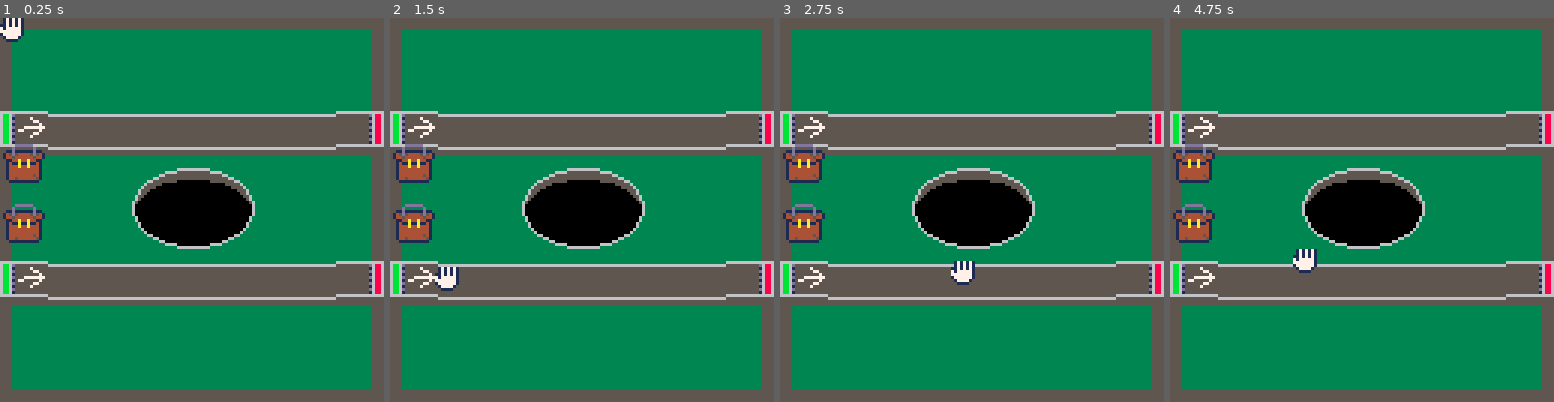
Above: before the commit, frames 1-4 (left to right).
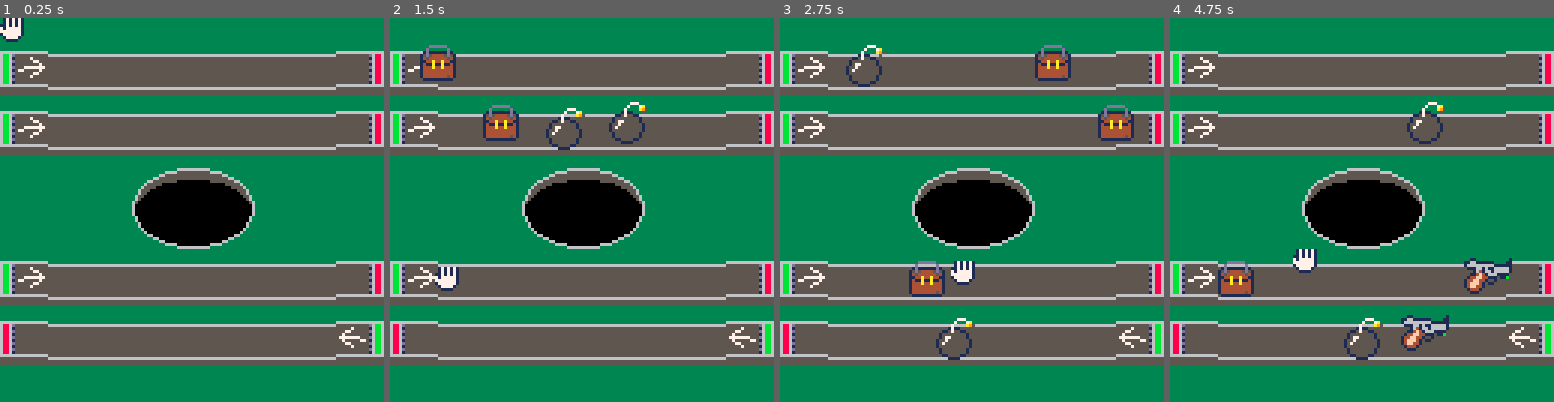
Above: after the commit, the same moments.

Repository: 4brn/Customs
Game: PICO-8 cartridge src/game.p8
The game is run twice, just before and just after one commit, with the same random seed, the same clock (stepped at 60 frames per second) and the same inputs.
Inputs (mouse positions are in pixels of both pictures, inside the frame that each line leads up to):
- Up to frame 1 (0.25 s): no input
- Up to frame 2 (1.5 s): click (670, 121) at 0.67 s; click (436, 267) at 1.22 s
- Up to frame 3 (2.75 s): click (887, 114) at 1.77 s; click (952, 259) at 2.32 s
- Up to frame 4 (4.75 s): click (1404, 106) at 2.87 s; click (1465, 256) at 3.42 s; click (1231, 102) at 3.97 s; click (1292, 248) at 4.52 s

The runs differ from the first frame. In frame 1, 32% of the frame differs, in the area x 0-100%, y 0-100%; in frame 2, 34%; in frame 3, 34%; in frame 4, 35%.

Commit message:
handle deletion of not out of bounds entities

Diff:
--- a/src/conveyor.lua
+++ b/src/conveyor.lua
@@ -1,18 +1,17 @@
 local belt_sprites = {
-    start = 64,
-    horizontal = 66,
-    finish = 68,
+    start = 4,
+    horizontal = 6,
+    finish = 8,
 }
 local size = 16
-local belt_speed = 0.2
-local animation_delay = 10
+local belt_speed = 1
 
 function init_belts()
     belts = {}
-    -- generate_belt(10, flr(rnd(2)) == 1)
+    generate_belt(10, flr(rnd(2)) == 1)
     generate_belt(30, flr(rnd(2)) == 1)
     generate_belt(80, flr(rnd(2)) == 1)
-    -- generate_belt(100, flr(rnd(2)) == 1)
+    generate_belt(100, flr(rnd(2)) == 1)
 end
 
 function draw_belts()
--- a/src/entity.lua
+++ b/src/entity.lua
@@ -1,29 +1,83 @@
-local safe_sprites = {4}
-local dangerous_sprites = {6, 8}
+local safe_sprites = {64}
+local dangerous_sprites = {66, 68}
+local entity_spawn_rate = 20
 
 function init_entities()
     Entities = {}
 
+    spawn_rate = entity_spawn_rate
     dragging = false
     entity_id_counter = 0
     entity_selected = nil
-
-    add_entity(0,40,false)
-    add_entity(0,60,false)
 end
 
-function add_entity(x, y, dangerous)
+function update_entities()
+    spawn_entities()
+
+    for i = #Entities, 1, -1 do
+        local entity = Entities[i]
+
+        local is_on_belt, belt_index = on_belt(entity)
+        entity.on_belt = is_on_belt
+        if is_on_belt and belt_index ~= nil then
+            entity.dx = belts[belt_index].dx
+        else
+            entity.dx = 0
+        end
+
+        -- if entity.x + entity.size > 127 then entity.x = 127 - entity.size  end
+        -- if entity.y + entity.size > 127 then entity.y = 127 - entity.size  end
+
+        -- dragging
+        if inside_entity(entity) and mouse_clicked("left") then
+            entity.x = mouse.x - 6
+            entity.y = mouse.y - 6
+
+            dragging = true
+            entity_selected = entity.id
+
+            del(Entities, entity)
+            add(Entities, entity)
+
+            mouse.mode = 2
+            break
+        else
+            dragging = false
+            entity_selected = nil
+
+            if inside_area(entity.x + 7, entity.y + 7) then
+                del(Entities, entity)
+                add_explosion(entity.x + 7, entity.y + 7)
+            elseif is_on_belt and (entity.x < 0 or entity.x > 112) then
+                del(Entities, entity)
+            else
+                entity.x = entity.x + entity.dx
+            end
+        end
+    end
+end
+
+function draw_entities()
+    for entity in all(Entities) do
+        spr(entity.sprite, entity.x, entity.y, 2, 2)
+    end
+end
+
+function add_entity(dangerous)
     entity_id_counter = entity_id_counter + 1
 
+    local index = flr(rnd(#belts)) + 1
+    local belt = belts[index]
+
     -- random sprite based on dangerous (true or false)
-    local sprite =  dangerous
+    local sprite =  (flr(rnd(2)) + 1) == 1
     and dangerous_sprites[flr(rnd(#dangerous_sprites)) + 1]
     or safe_sprites[flr(rnd(#safe_sprites)) + 1]
 
     add(Entities, {
         id = entity_id_counter,
-        x = x,
-        y = y,
+        x = belt.flipped and 112 or 0,
+        y = belt.y - 3 + flr(rnd(3)),
         dx = 0,
         dy = 0,
         size = 16,
@@ -44,51 +98,11 @@
     return false
 end
 
-function update_entities()
-    for i = #Entities, 1, -1 do
-        local entity = Entities[i]
-
-        is_on_belt, belt_index = on_belt(entity)
-        entity.on_belt = is_on_belt and true or false
-        if belt_index ~= nil then
-            entity.dx = belts[belt_index].dx
-        else
-            entity.dx = 0
-        end
-
-        -- collision
-        -- if entity.x < 0 then entity.x = 0 end
-        -- if entity.y < 0 then entity.y = 0 end
-        -- if entity.x + entity.size > 127 then entity.x = 127 - entity.size  end
-        -- if entity.y + entity.size > 127 then entity.y = 127 - entity.size  end
-
-        -- dragging
-        if inside_entity(entity) and mouse_clicked("left") then
-            dragging = true
-            entity.x = mouse.x - 6
-            entity.y = mouse.y - 6
-            entity_selected = entity.id
-
-            del(Entities, entity)
-            add(Entities, entity)
-
-            mouse.mode = 2
-            break
-        else
-            if inside_area(entity.x + 8, entity.y + 8) then
-                del(Entities, entity)
-                add_explosion(entity.x + 8, entity.y + 8)
-            end
-            dragging = false
-            entity_selected = nil
-        end
-
-        entity.x = entity.x + entity.dx
+function spawn_entities()
+    if spawn_rate <= 0 and not dragging then
+        add_entity()
+        spawn_rate = entity_spawn_rate
+    else
+        spawn_rate = spawn_rate - 1
     end
 end
-
-function draw_entities()
-    for entity in all(Entities) do
-        spr(entity.sprite, entity.x, entity.y, 2, 2)
-    end
-end
--- a/src/explosion.lua
+++ b/src/explosion.lua
@@ -1,12 +1,12 @@
+local colors = { 5, 9, 10, 7 }
+local particle_count = 30
+local max_scale = 6
+local life = 5
+local subtraction = 0.2
+
 function init_explosion()
     -- list of all particles
     explosion = {}
-
-    colors = { 5, 9, 10, 7 }
-    particle_count = 20
-    max_scale = 5
-    life = 5
-    subtraction = 0.2
 end
 
 function add_explosion(x, y)
@@ -43,5 +43,6 @@
 function draw_explosion()
     for p in all(explosion) do
         circfill(p.x, p.y, p.scale, p.color)
+        circ(p.x, p.y, p.scale, p.color)
     end
 end
Not shown, changed: 62 lines of the sprite sheet (__gfx__) section of src/game.p8
